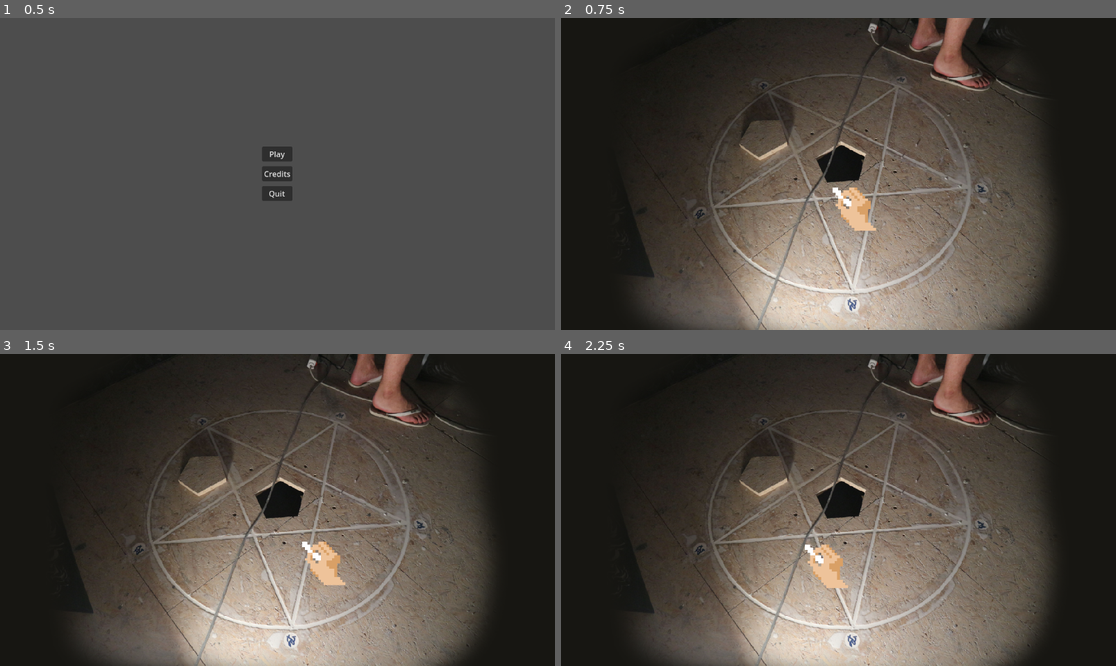
Above: before the commit, frames 1-4 (two rows, left to right).
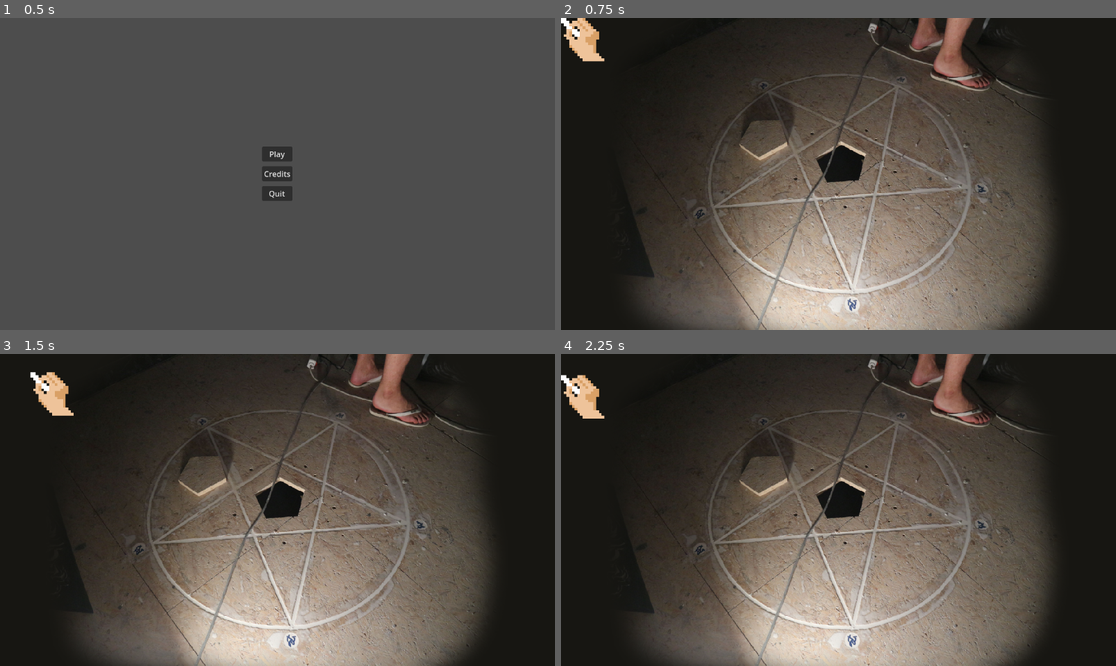
Above: after the commit, the same moments.

Repository: AlxGravel/LudumDare55_2024
Game: Godot game, scene res://UI/MainMenu.tscn
Same seed, same stepped clock (60 frames per second), same inputs: the game is played once before the commit and once after it.
Inputs (mouse positions are in pixels of both pictures, inside the frame that each line leads up to):
- Up to frame 1 (0.5 s): no input
- Up to frame 2 (0.75 s): click "Play" at 0.5 s
- Up to frame 3 (1.5 s): tap Enter at 1.25 s; move the mouse to (305, 510) at 1.27 s; click (305, 510) at 1.42 s
- Up to frame 4 (2.25 s): tap Space at 2 s; move the mouse to (810, 510) at 2.02 s; click (810, 510) at 2.17 s

Frame 1 is identical in both runs. In frame 2, 1.3% of the frame differs, in the area x 0-57%, y 0-69%; in frame 3, 1.3%, in the area x 5-63%, y 5-75%; in frame 4, 1.3%.

Commit message:
chalkenable and path

Diff:
--- /dev/null
+++ b/ShapeDrawDetector.gd
@@ -0,0 +1,37 @@
+extends Node2D
+
+signal drew_outside_model
+
+@export var modelTolerance = 10
+
+# Called when the node enters the scene tree for the first time.
+func _ready():
+	pass
+
+
+# Called every frame. 'delta' is the elapsed time since the previous frame.
+func _process(delta):
+	pass
+
+
+var drawn_points = Array()
+func _on_chalk_point_added(point):
+	#check if the point drawn is outside area
+	drawn_points.push_back(point)
+	if not is_in_model(point):
+		drew_outside_model.emit()
+
+
+
+func is_in_model(point: Vector2) -> bool:
+	var shortestDistance = null
+	for path in $DrawModel.get_children():
+		if path is Path2D:
+			var distanceToCurve = path.curve.get_closest_point(point).distance_to(point)
+			if shortestDistance == null or distanceToCurve < shortestDistance:
+				shortestDistance = distanceToCurve
+
+	if shortestDistance < modelTolerance:
+		return true
+
+	return false
--- /dev/null
+++ b/ShapeDrawDetector.tscn
@@ -0,0 +1,22 @@
+[gd_scene load_steps=4 format=3 uid="uid://caoob312y5h2w"]
+
+[ext_resource type="Script" path="res://ShapeDrawDetector.gd" id="1_gai7l"]
+[ext_resource type="PackedScene" uid="uid://jmmoijqbqke7" path="res://chalk.tscn" id="1_wjd5h"]
+
+[sub_resource type="Curve2D" id="Curve2D_e0r5s"]
+_data = {
+"points": PackedVector2Array(0, 0, 0, 0, 555, 135, 0, 0, 0, 0, 337, 597, 0, 0, 0, 0, 746, 335, 0, 0, 0, 0, 555, 135)
+}
+point_count = 4
+
+[node name="ShapeDrawDetector" type="Node2D"]
+script = ExtResource("1_gai7l")
+
+[node name="Chalk" parent="." instance=ExtResource("1_wjd5h")]
+
+[node name="DrawModel" type="Node2D" parent="."]
+
+[node name="Path2D" type="Path2D" parent="DrawModel"]
+curve = SubResource("Curve2D_e0r5s")
+
+[connection signal="point_added" from="Chalk" to="." method="_on_chalk_point_added"]
--- a/chalk.gd
+++ b/chalk.gd
@@ -1,7 +1,11 @@
 extends Node
 
-var cursor_speed = 1
-var lines = [Line2D.new()]
+signal point_added(point)
+signal cleared_chalk
+
+@export var cursor_speed = 1
+@export var chalk_is_enabled = true
+@export var lines = [Line2D.new()]
 
 
 # Called when the node enters the scene tree for the first time.
@@ -22,9 +26,11 @@
 		#confine the cursor to the viewport
 		var visible_rect = get_viewport().get_visible_rect()
 		$Cursor.position = $Cursor.position.clamp(visible_rect.position, visible_rect.end)
+		#draw chalk
+		if chalk_is_enabled and Input.is_mouse_button_pressed(MOUSE_BUTTON_LEFT):
+			lines.back().add_point($Cursor.position)
+			point_added.emit($Cursor.global_position)
 
-		if Input.is_mouse_button_pressed(MOUSE_BUTTON_LEFT):
-			lines.back().add_point($Cursor.position)
 
 	elif event is InputEventMouseButton:
 		if not Input.is_mouse_button_pressed(MOUSE_BUTTON_LEFT):
@@ -40,6 +46,5 @@
 			self.add_child(lines.back())
 
 
-
 func _on_area_2d_area_entered(area):
 	pass # Replace with function body.
--- a/chalk.tscn
+++ b/chalk.tscn
@@ -1,19 +1,12 @@
-[gd_scene load_steps=4 format=3 uid="uid://jmmoijqbqke7"]
+[gd_scene load_steps=3 format=3 uid="uid://jmmoijqbqke7"]
 
 [ext_resource type="Texture2D" uid="uid://bxq17kblid4dj" path="res://Art/Chalk01_PNG.png" id="2_pf2nq"]
 [ext_resource type="Script" path="res://chalk.gd" id="2_wv4cq"]
 
-[sub_resource type="CircleShape2D" id="CircleShape2D_86vgh"]
-radius = 57.85
-
 [node name="Chalk" type="Node"]
 script = ExtResource("2_wv4cq")
 
-[node name="Cursor" type="Area2D" parent="."]
-position = Vector2(564, 352)
-
-[node name="CollisionShape2D" type="CollisionShape2D" parent="Cursor"]
-shape = SubResource("CircleShape2D_86vgh")
+[node name="Cursor" type="Node2D" parent="."]
 
 [node name="Sprite2D" type="Sprite2D" parent="Cursor"]
 visibility_layer = 3
Not shown, added: ideas.txt
Not shown, added: Sha6FE2.tmp
